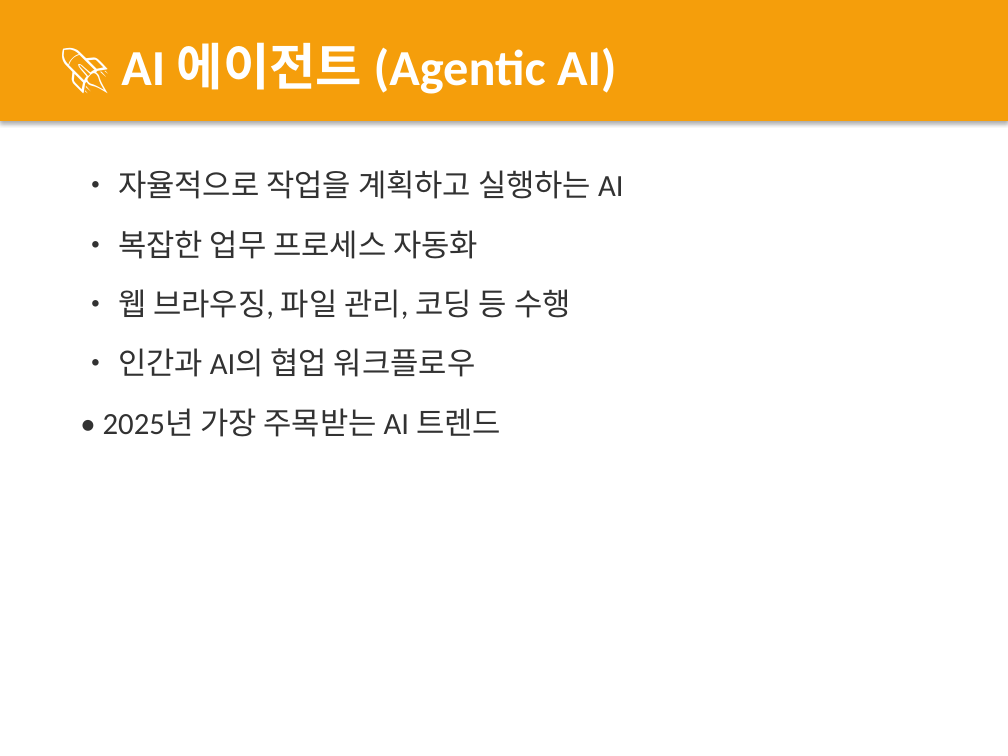
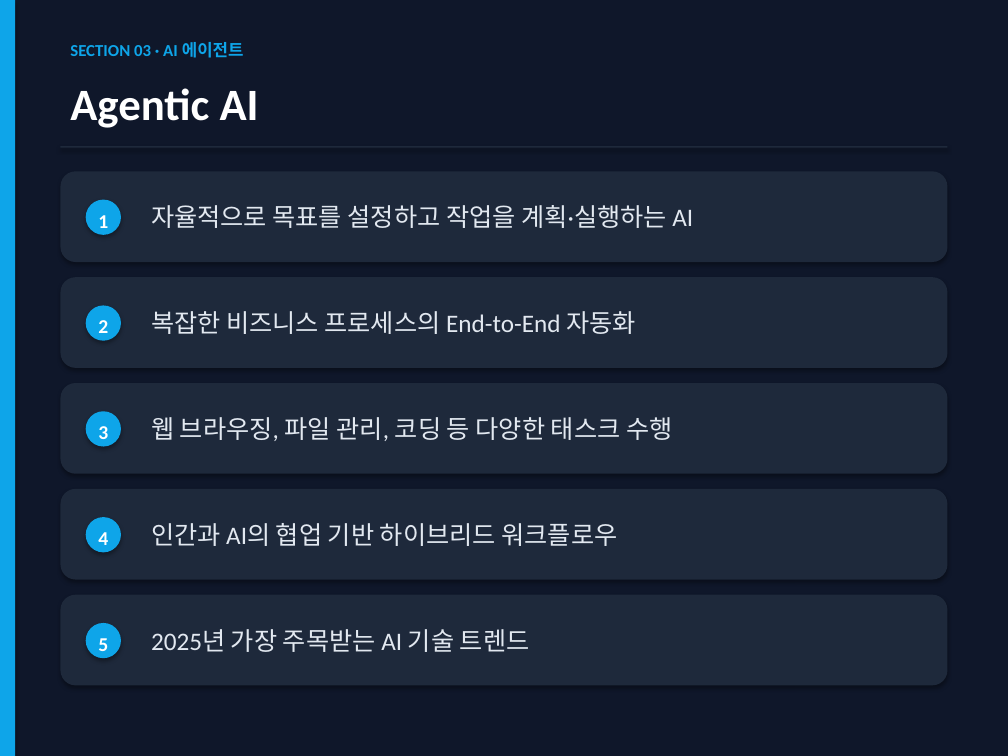
Before and after one commit to lucent77/ClaudeCode, a slide deck: slide 8 of AI_Trends_2025.pptx. Drawn at 1008x756 pixels with LibreOffice and Linux fonts; fonts in the diff are those of the drawing. Boxes give left, top, right and bottom in pixels: in the first picture for what was removed or moved away, otherwise in the second. Text is boxed around its words. In the diff, an @@ line names an element or a change of style, - is before the commit and + after.

```diff
--- a/AI_Trends_2025.pptx
+++ b/AI_Trends_2025.pptx
@@ rectangle: place and size @@
-rectangle at bbox=[0, 0, 1008, 121]
+rectangle at bbox=[0, 0, 1008, 756]
@@ rectangle at bbox=[0, 0, 1008, 756]: fill #F59E0B to #0F172A @@
@@ rectangle added at bbox=[0, 0, 15, 756], fill #0EA5E9 @@
@@ text at bbox=[70, 42, 244, 58]: text changed; size 36 to 12 pt; text colour #FFFFFF to #0EA5E9 @@
-🚀 AI 에이전트 (Agentic AI)
+SECTION 03 · AI 에이전트
@@ text added at bbox=[70, 88, 259, 128], 32 pt, text #FFFFFF, bold @@
+Agentic AI
@@ rectangle added at bbox=[60, 146, 948, 147], fill #1E293B @@
@@ rounded rectangle added at bbox=[60, 171, 948, 262], fill #1E293B @@
@@ text removed at bbox=[103, 170, 623, 437] @@
-• 자율적으로 작업을 계획하고 실행하는 AI
-• 복잡한 업무 프로세스 자동화
-• 웹 브라우징, 파일 관리, 코딩 등 수행
-• 인간과 AI의 협업 워크플로우
-• 2025년 가장 주목받는 AI 트렌드
@@ ellipse added at bbox=[86, 200, 121, 235], fill #0EA5E9 @@
@@ text added at bbox=[151, 205, 693, 228], 18 pt, text #E2E8F0 @@
+자율적으로 목표를 설정하고 작업을 계획·실행하는 AI
@@ text added at bbox=[98, 215, 108, 228], 14 pt, text #FFFFFF, bold @@
+1
@@ rounded rectangle added at bbox=[60, 277, 948, 368], fill #1E293B @@
@@ ellipse added at bbox=[86, 305, 121, 341], fill #0EA5E9 @@
@@ text added at bbox=[98, 320, 108, 333], 14 pt, text #FFFFFF, bold @@
+2
@@ text added at bbox=[151, 311, 636, 334], 18 pt, text #E2E8F0 @@
+복잡한 비즈니스 프로세스의 End-to-End 자동화
@@ rounded rectangle added at bbox=[60, 383, 948, 474], fill #1E293B @@
@@ ellipse added at bbox=[86, 411, 121, 447], fill #0EA5E9 @@
@@ text added at bbox=[151, 417, 672, 441], 18 pt, text #E2E8F0 @@
+웹 브라우징, 파일 관리, 코딩 등 다양한 태스크 수행
@@ text added at bbox=[98, 426, 108, 439], 14 pt, text #FFFFFF, bold @@
+3
@@ rounded rectangle added at bbox=[60, 489, 948, 580], fill #1E293B @@
@@ ellipse added at bbox=[86, 517, 121, 552], fill #0EA5E9 @@
@@ text added at bbox=[98, 532, 108, 545], 14 pt, text #FFFFFF, bold @@
+4
@@ text added at bbox=[151, 523, 618, 546], 18 pt, text #E2E8F0 @@
+인간과 AI의 협업 기반 하이브리드 워크플로우
@@ rounded rectangle added at bbox=[60, 595, 948, 685], fill #1E293B @@
@@ ellipse added at bbox=[86, 623, 121, 658], fill #0EA5E9 @@
@@ text added at bbox=[151, 629, 530, 652], 18 pt, text #E2E8F0 @@
+2025년 가장 주목받는 AI 기술 트렌드
@@ text added at bbox=[98, 638, 108, 651], 14 pt, text #FFFFFF, bold @@
+5
```
Also in this commit, not shown: 15 other slides changed, 1 slide added, 1 slide removed, 1 other file.
